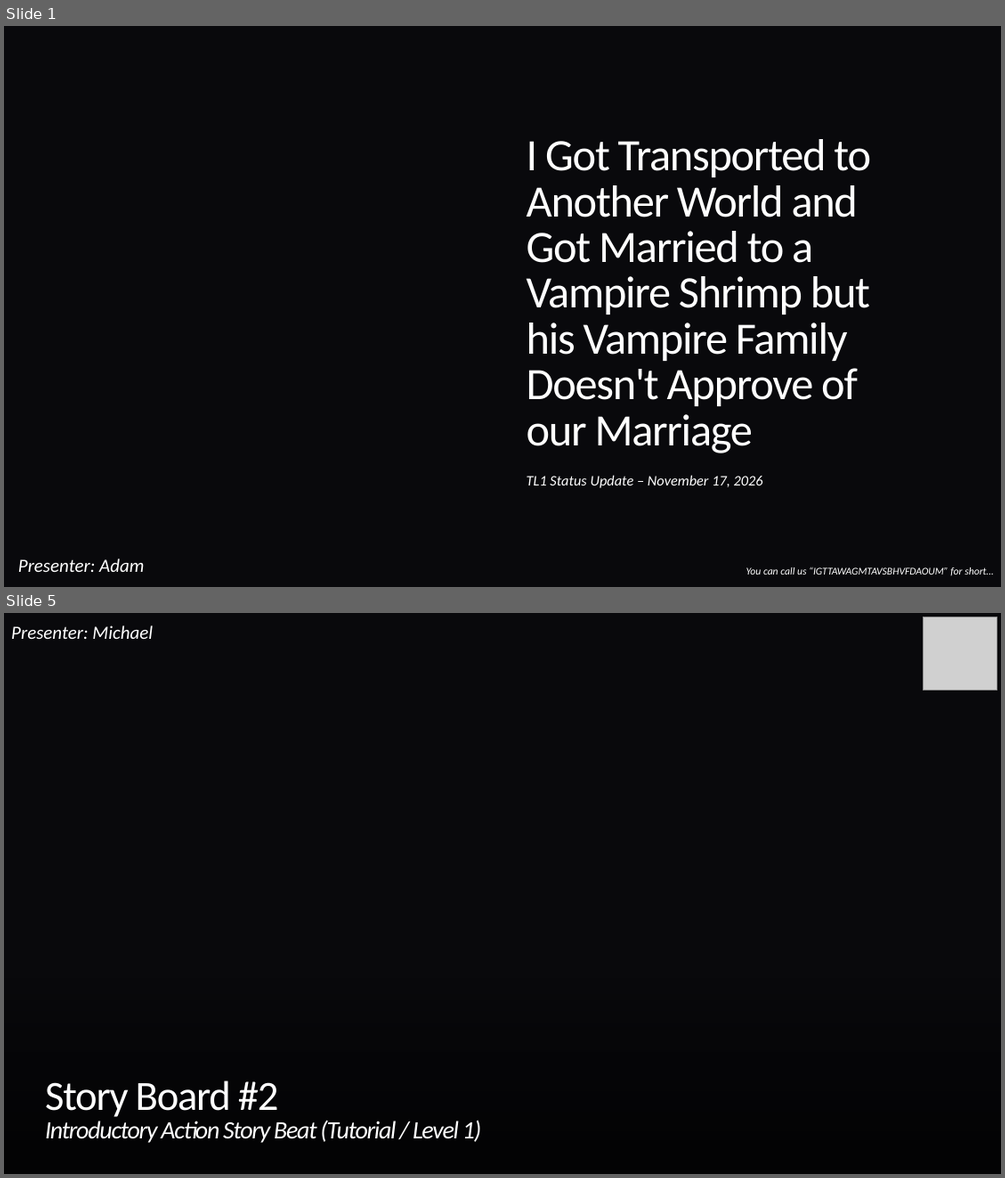
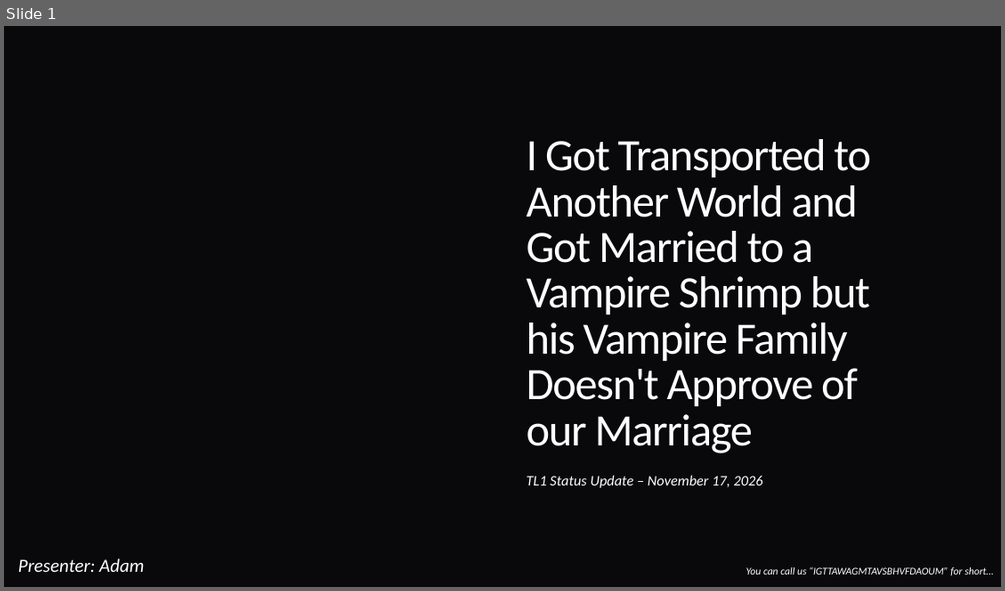
Before and after one commit to programDraconic/IGTTAWAGMTAVSBHVFDAOUM, a slide deck: docs/presentations/TL1-SA/C3383 TL1 STATUS UPDATE 20261117.pptx. Shown one above the other, each under a label of ours: slides 1 and 5 before the commit, slide 1 after it; the slides between them are not shown. The pictures are 1005x1178 and 1005x591 pixels, drawn with LibreOffice and Linux fonts; fonts in the diff are those of the drawing; grey boxes stand for pictures; background and template pictures are left out. Boxes give left, top, right and bottom in pixels: in the first picture for what was removed or moved away, otherwise in the second. Text is boxed around its words. In the diff, an @@ line names an element or a change of style, - is before the commit and + after.

```diff
--- a/docs/presentations/TL1-SA/C3383 TL1 STATUS UPDATE 20261117.pptx
+++ b/docs/presentations/TL1-SA/C3383 TL1 STATUS UPDATE 20261117.pptx
@@ slide 5 removed at [4,613,1001,1174], background picture (left out) @@
@@ text removed at [11,625,153,639] @@
-Presenter: Michael
@@ picture removed at [923,617,996,690] @@
@@ title removed at [45,1080,481,1143] @@
-Story Board #2
-Introductory Action Story Beat (Tutorial / Level 1)
```
Also in this commit, not shown: 2 slides changed, 14 slides added, 36 other slides removed, 2 other files.
